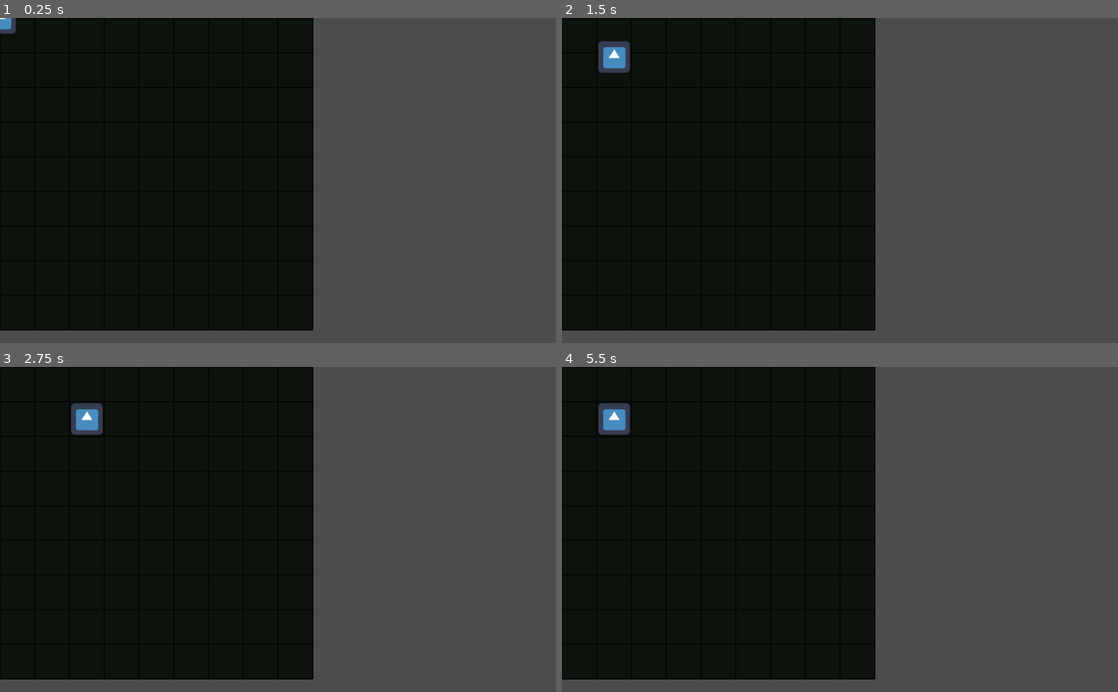
Above: before the commit, frames 1-4 (two rows, left to right).
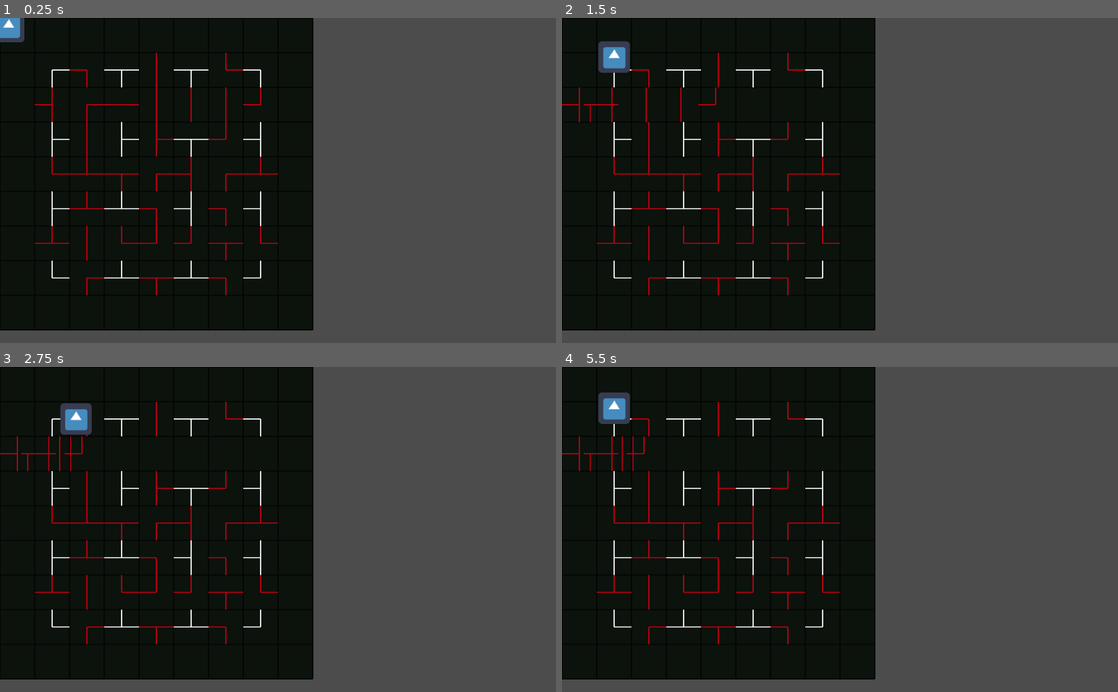
Above: after the commit, the same moments.

Repository: arran-nz/RapidRescue
Game: Godot game, scene res://Game.tscn
The game is run twice, just before and just after one commit, with the same random seed, the same clock (stepped at 60 frames per second) and the same inputs. The engine's default icon, where the game draws it, is replaced by a stand-in: a white triangle on a blue panel in a dark square.
Inputs:
- Up to frame 1 (0.25 s): no input
- Up to frame 2 (1.5 s): tap Enter (ui_accept) at 0.5, 0.6, 0.77, 1.07, 1.35 s; hold Right (ui_right) 0.53-1.28 s; hold Down (ui_down) from 1.28 s (still down)
- Up to frame 3 (2.75 s): tap Enter (ui_accept) at 1.52, 1.82, 2, 2.1 s; release Down (ui_down) at 2.03 s; hold Right (ui_right) from 2.03 s (still down)
- Up to frame 4 (5.5 s): tap Enter (ui_accept) at 2.75, 2.85, 3.02, 3.32, 3.5, 3.6, 3.77, 4.07, 4.25, 4.35, 4.52, 4.82, 5, 5.1 s; release Right (ui_right) at 2.78 s; hold Up (ui_up) 2.78-3.53 s; hold Left (ui_left) 3.53-5.03 s; hold Down (ui_down) from 5.03 s (still down)

The runs differ from the first frame. In frame 1, 2.0% of the frame differs, in the area x 0-50%, y 0-86%; in frame 2, 1.7%; in frame 3, 2.2%; in frame 4, 2.2%, in the area x 0-50%, y 7-86%.
Error before the commit: Parse Error: The method "move_and_slide" isn't declared in the current class. (res://Scripts/Path.gd:24)

Commit message:
Add Abilty for moving rows of path tiles.

Diff:
--- a/MoveMaze/Game.tscn
+++ b/MoveMaze/Game.tscn
@@ -44,7 +44,6 @@
 
 [node name="Block" type="KinematicBody2D" parent="Grid" index="2"]
 
-editor/display_folded = true
 position = Vector2( 16, 16 )
 input_pickable = false
 collision_layer = 1
--- a/MoveMaze/Path.tscn
+++ b/MoveMaze/Path.tscn
@@ -1,10 +1,23 @@
-[gd_scene load_steps=2 format=2]
+[gd_scene load_steps=3 format=2]
 
 [ext_resource path="res://Scripts/Path.gd" type="Script" id=1]
 
+[sub_resource type="RectangleShape2D" id=1]
 
-[node name="Path" type="Node2D"]
+custom_solver_bias = 0.0
+extents = Vector2( 10, 10 )
 
+[node name="Path" type="KinematicBody2D"]
+
+editor/display_folded = true
 position = Vector2( 128, 128 )
+input_pickable = false
+collision_layer = 1
+collision_mask = 1
+collision/safe_margin = 0.08
 script = ExtResource( 1 )
 _sections_unfolded = [ "Transform" ]
+
+[node name="CollisionShape2D" type="CollisionShape2D" parent="." index="0"]
+
+shape = SubResource( 1 )
--- a/MoveMaze/Scripts/Block.gd
+++ b/MoveMaze/Scripts/Block.gd
@@ -1,45 +1,44 @@
 extends KinematicBody2D
 
-var direction = Vector2()
-const NONE = Vector2()
-const UP = Vector2(0, -1)
-const RIGHT = Vector2(1, 0)
-const DOWN = Vector2(0, 1)
-const LEFT = Vector2(-1, 0)
 
 var moving = false
 
 var grid_obj
 var speed = 200
-var velocity = Vector2()
 
-var t_pos = Vector2()
+var _target_pos
 
 func _ready():
 	grid_obj = get_parent()
+	_target_pos = position
 
 func _process(delta):
+	_input_check()
 
+	if _target_pos == position:
+		pass
+
+	var vel = (_target_pos - position).normalized() * 200
+
+	if (_target_pos - position).length() > 5:
+		move_and_slide(vel)
+	else:
+		position = _target_pos
+
+func _input_check():
 
 	if Input.is_action_just_pressed("ui_up"):
-		direction = UP
+		var direction = grid_obj.DIRECTION['N']
+		_target_pos = grid_obj.get_next_cell_position(position, direction)
+
 	elif Input.is_action_just_pressed("ui_down"):
-		direction = DOWN
+		var direction = grid_obj.DIRECTION['S']
+		_target_pos = grid_obj.get_next_cell_position(position, direction)
+
 	elif Input.is_action_just_pressed("ui_left"):
-		direction = LEFT
+		var direction = grid_obj.DIRECTION['W']
+		_target_pos = grid_obj.get_next_cell_position(position, direction)
+
 	elif Input.is_action_just_pressed("ui_right"):
-		direction = RIGHT
-	else:
-		direction = NONE
-
-	if direction != NONE:
-		t_pos = grid_obj.get_next_cell_position(position, direction)
-
-
-	#position = t_pos
-	var vel = (t_pos - position).normalized() * speed
-
-	if (t_pos - position).length() > 5:
-		move_and_slide(vel)
-	else:
-		position = t_pos
+		var direction = grid_obj.DIRECTION['E']
+		_target_pos = grid_obj.get_next_cell_position(position, direction)
--- a/MoveMaze/Scripts/Grid.gd
+++ b/MoveMaze/Scripts/Grid.gd
@@ -17,18 +17,35 @@
 				'NES', '', 'NEW', '', 'NSW', '', 'NWS',
 				'', '', '', '', '', '', '',
 				'NE', '', 'NEW', '', 'NEW', '', 'NW',
-				]
+	]
 
 var PATH_TYPES = {
 				'T' : ['ESW', 'NSW', 'NEW', 'NES'],
 				'I' : ['NS', 'EW'],
 				'L' : ['NE', 'SE', 'SW', 'NW']
-				}
+	}
+
+var DIRECTION = {
+				'N' : Vector2(0, -1),
+				'E' : Vector2(1, 0),
+				'S' : Vector2(0, 1),
+				'W' : Vector2(-1, 0),
+	}
 
 
 func _ready():
 	_create_paths()
 
+func _process(delta):
+	if Input.is_action_just_pressed("ui_accept"):
+		_move_row(1)
+
+func _move_row(index):
+	print("Moving Row")
+	for x in range(map_size.x):
+		var cell = path_cells[x][index]
+		var target = get_next_cell_position(cell.position, DIRECTION['W'])
+		cell.move_to(target)
 
 func _create_paths():
 	randomize()
@@ -48,8 +65,9 @@
 			var px = (x * tile_size.x) + half_tile_size.x
 			var py = (y * tile_size.y) + half_tile_size.y
 			temp_path.position = Vector2(px + (tile_padding.x), py + (tile_padding.y))
-			add_child(temp_path)
 			path_cells[x][y] = temp_path
+
+			add_child(path_cells[x][y])
 
 			index+=1
 
--- a/MoveMaze/Scripts/LineDrawer.gd
+++ b/MoveMaze/Scripts/LineDrawer.gd
@@ -8,8 +8,8 @@
 
 onready var grid_obj = get_parent()
 
-func _ready():
-	pass
+func _process(delta):
+	update()
 
 func _draw():
 
@@ -37,7 +37,6 @@
 
 
 func draw_path():
-
 	for x in range(grid_obj.map_size.x):
 		for y in range(grid_obj.map_size.y):
 			var item = grid_obj.path_cells[x][y]
@@ -48,8 +47,6 @@
 
 			if item == null:
 				break
-
-
 
 			if item.Connections['S']:
 				draw_line(
--- a/MoveMaze/Scripts/Path.gd
+++ b/MoveMaze/Scripts/Path.gd
@@ -1,4 +1,4 @@
-extends Node2D
+extends KinematicBody2D
 
 var Connections
 var Moveable
@@ -9,6 +9,7 @@
 
 func _ready():
 	grid_obj = get_parent()
+	_target_pos = position
 	pass
 
 func setup(connections, moveable, item=null):
@@ -16,15 +17,23 @@
 	Moveable = moveable
 	Item = item
 
-func slide(direction, speed):
-	_target_pos = grid_obj.get_next_cell_position(position, direction)
-	var vel = (_target_pos - position).normalized() * speed
+func _process(delta):
+	if _target_pos == position:
+		pass
+
+	var vel = (_target_pos - position).normalized() * 200
 
 	if (_target_pos - position).length() > 5:
 		move_and_slide(vel)
 	else:
 		position = _target_pos
-	pass
+
+func move_to(target, is_instant=false):
+	if is_instant:
+		position = target
+	else:
+		_target_pos = target
+
 
 func collect_item():
 
